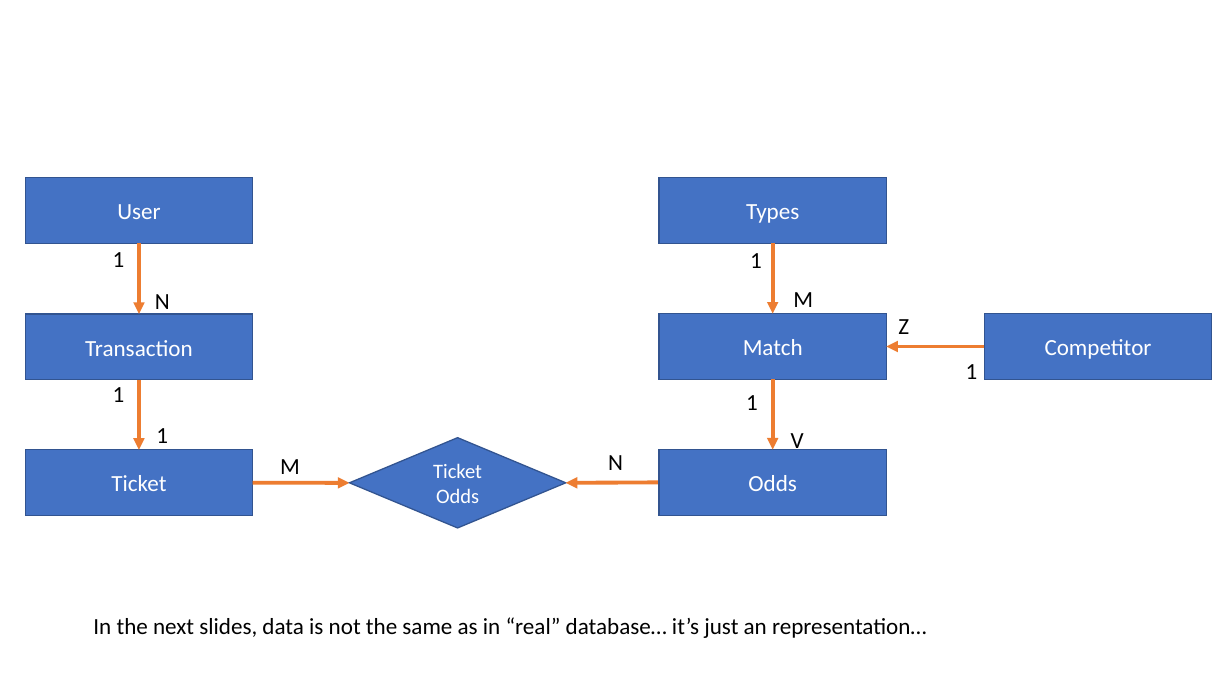
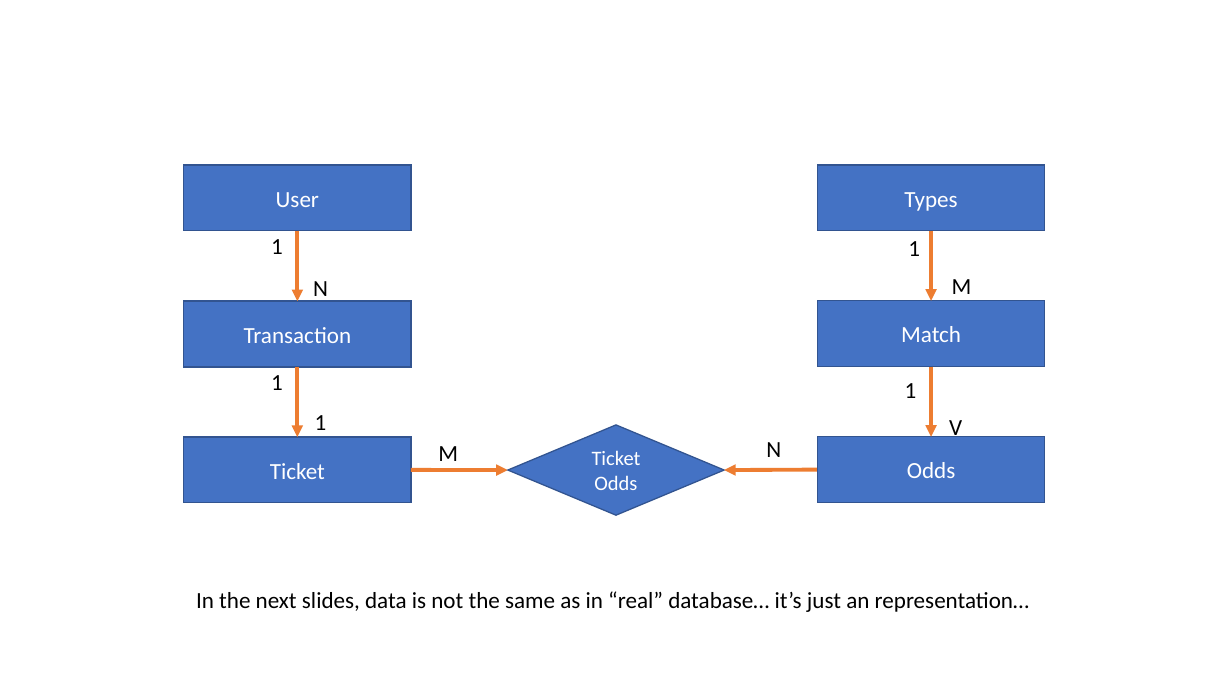
Before and after one commit to LjuboM/Betting-app, a slide deck: slide 1 of Database Logic.pptx. Drawn at 1232x693 pixels with LibreOffice and Linux fonts; fonts in the diff are those of the drawing. Boxes give left, top, right and bottom in pixels: in the first picture for what was removed or moved away, otherwise in the second. Text is boxed around its words. In the diff, an @@ line names an element or a change of style, - is before the commit and + after.

Commit message:
Removed Table Competitor from Database

```diff
--- a/Database Logic.pptx
+++ b/Database Logic.pptx
@@ text removed at (898, 319, 909, 334) @@
-Z
@@ rectangle removed at (984, 313, 1212, 379) @@
-Competitor
@@ arrow removed from (984, 347) to (886, 347) @@
@@ 9 texts, 4 arrows, 2 rectangles, 1 diamond: place and size @@
-9 texts, 4 arrows, 2 rectangles, 1 diamond at (25, 244, 813, 529)
+9 texts, 4 arrows, 2 rectangles, 1 diamond at (184, 231, 972, 516)
@@ text removed at (966, 364, 978, 379) @@
-1
@@ 4 rectangles, 2 arrows, 1 text: place and size @@
-4 rectangles, 2 arrows, 1 text at (25, 177, 886, 515)
+4 rectangles, 2 arrows, 1 text at (184, 165, 1045, 503)
@@ text "In the next slides, data ...": place and size @@
-text "In the next slides, data ..." at (93, 617, 926, 638)
+text "In the next slides, data ..." at (196, 591, 1029, 612)
```
Also in this commit, not shown: 1 other slide changed, 1 slide removed, 3 other files.
